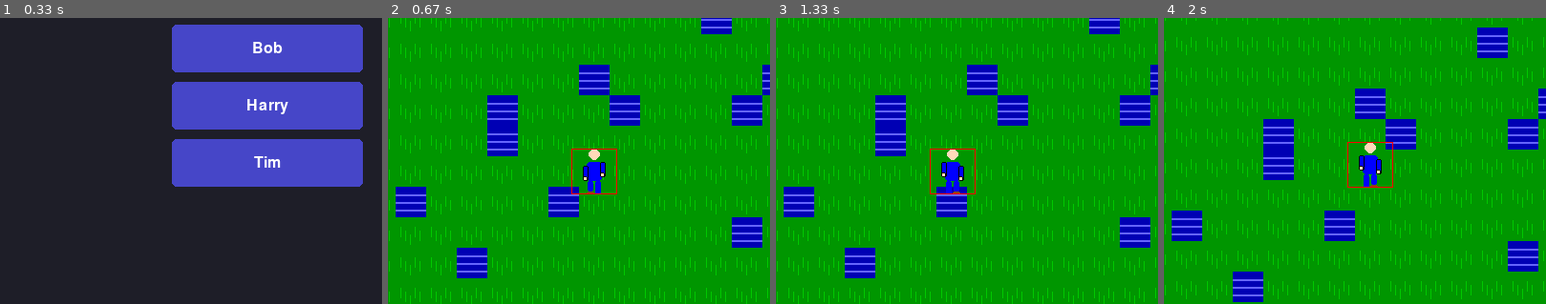
Above: before the commit, frames 1-4 (left to right).
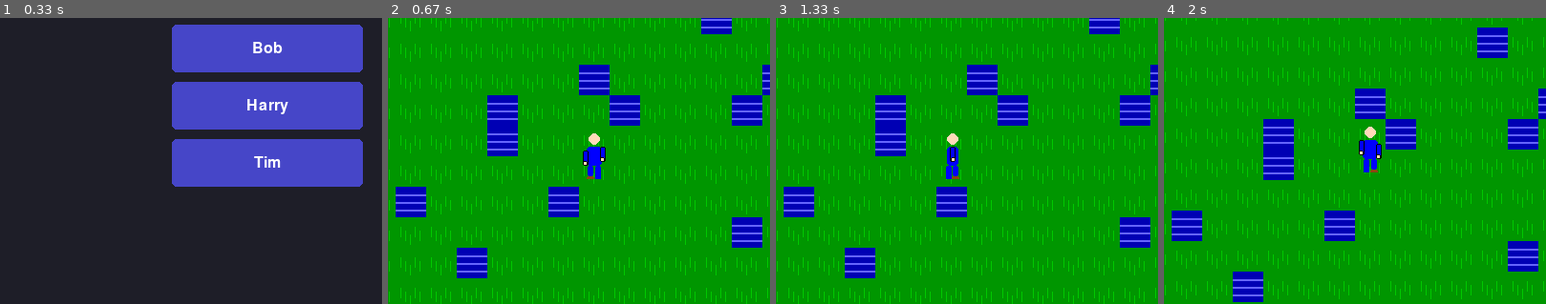
Above: after the commit, the same moments.

Repository: Tasker-AI/python-rpg
Game: pygame game, started from main.py
Same seed, same stepped clock (60 frames per second), same inputs: the game is played once before the commit and once after it.
Inputs (mouse positions are % of the whole screen's width and height, from its top left):
- Up to frame 1 (0.33 s): no input
- Up to frame 2 (0.67 s): click (50, 50) at 0.38 s
- Up to frame 3 (1.33 s): click (26, 51) at 0.72 s; click (87, 85) at 1.05 s
- Up to frame 4 (2 s): click (52, 16) at 1.38 s; click (45, 76) at 1.75 s
The pictures show only the part of the screen within x 15-65%, y 24-74%; the shares and areas given below are measured in that part.

Frame 1 is identical in both runs. In frame 2, 0.9% of the frame differs, in the area x 48-60%, y 40-62%; in frame 3, 0.7%; in frame 4, 0.9%.

Commit message:
fix animations

Diff:
--- a/src/entities/player/human_sprite.py
+++ b/src/entities/player/human_sprite.py
@@ -98,8 +98,15 @@
                             center_x = sprite_size // 2
                             center_y = sprite_size // 2
 
+                            # Temporarily set the direction for this sprite
+                            original_direction = self.direction
+                            self.direction = direction
+
                             # Draw the character in the current pose and direction
                             self._draw_human(surface, center_x, center_y, pose_num)
+
+                            # Restore the original direction
+                            self.direction = original_direction
 
                             # Store the surface in the cache
                             self.cached_sprites[state][direction] = surface
@@ -661,11 +668,7 @@
                 self.rect.width = frame_width
                 self.rect.height = frame_height
 
-                # Debug visualization: Draw a rectangle around the sprite
-                try:
-                    pygame.draw.rect(surface, (255, 0, 0), (pos_x, pos_y, frame_width, frame_height), 1)
-                except Exception as e:
-                    print(f"Error drawing debug rect: {e}")
+                # Debug visualization removed - no more red rectangle
 
             except Exception as e:
                 print(f"Error drawing sprite: {e}")
--- a/src/entities/player/player.py
+++ b/src/entities/player/player.py
@@ -33,6 +33,10 @@
 
         # Initialize sprite and rect with blue color
         self.sprite = HumanSprite(color=(0, 0, 255))  # Blue clothing
+
+        # Force regeneration of sprite cache to ensure different animations for each direction
+        self.sprite._generate_cached_sprites()
+
         self.rect = self.sprite.rect
 
         # Set initial position
@@ -69,6 +73,9 @@
         # Direction the player is facing
         self.facing = 'down'  # Default facing direction
 
+        # Character rendering offset
+        self.character_y_offset = 16  # Offset to move character up by 16 pixels
+
         # Movement flags
         self.final_tile_pending = False  # Flag to handle final tile movement
         self.path = []  # Path for movement
@@ -331,19 +338,34 @@
                     # Update the rect position
                     if hasattr(self, 'rect'):
                         self.rect.centerx = int(self.x)
-                        self.rect.centery = int(self.y)
+                        self.rect.centery = int(self.y) - self.character_y_offset  # Apply character y offset
                 else:
                     # No path, just stay at current position
                     self.x = current_x
                     self.y = current_y
                     if hasattr(self, 'rect'):
                         self.rect.centerx = int(self.x)
-                        self.rect.centery = int(self.y)
+                        self.rect.centery = int(self.y) - self.character_y_offset  # Apply character y offset
 
             # Update sprite animation based on movement state
             if hasattr(self, 'sprite') and self.sprite:
+                # Set the sprite's walking state
                 self.sprite.walking = self.moving
-                self.sprite.update(dt, is_moving=self.moving)
+
+                # Convert facing direction to sprite direction
+                sprite_direction = None
+                if hasattr(self, 'facing'):
+                    if self.facing == 'left':
+                        sprite_direction = 1  # Left
+                    elif self.facing == 'right':
+                        sprite_direction = 3  # Right
+                    elif self.facing == 'up':
+                        sprite_direction = 2  # Up
+                    else:  # down or default
+                        sprite_direction = 0  # Down
+
+                # Update the sprite with the current direction
+                self.sprite.update(dt, is_moving=self.moving, direction=sprite_direction)
 
         except Exception as e:
             game_logger.error(f"Error in player update: {e}")
@@ -478,8 +500,8 @@
             self.rect.centery = screen_y
             self.sprite.rect = self.rect
 
-            # Draw the sprite with feet at the specified position
-            self.sprite.draw(screen, screen_x, screen_y)
+            # Draw the sprite with feet at the specified position, applying the y offset
+            self.sprite.draw(screen, screen_x, screen_y - self.character_y_offset)
 
             # Draw debug information
             if debug:
Not shown, changed: TODO.md
